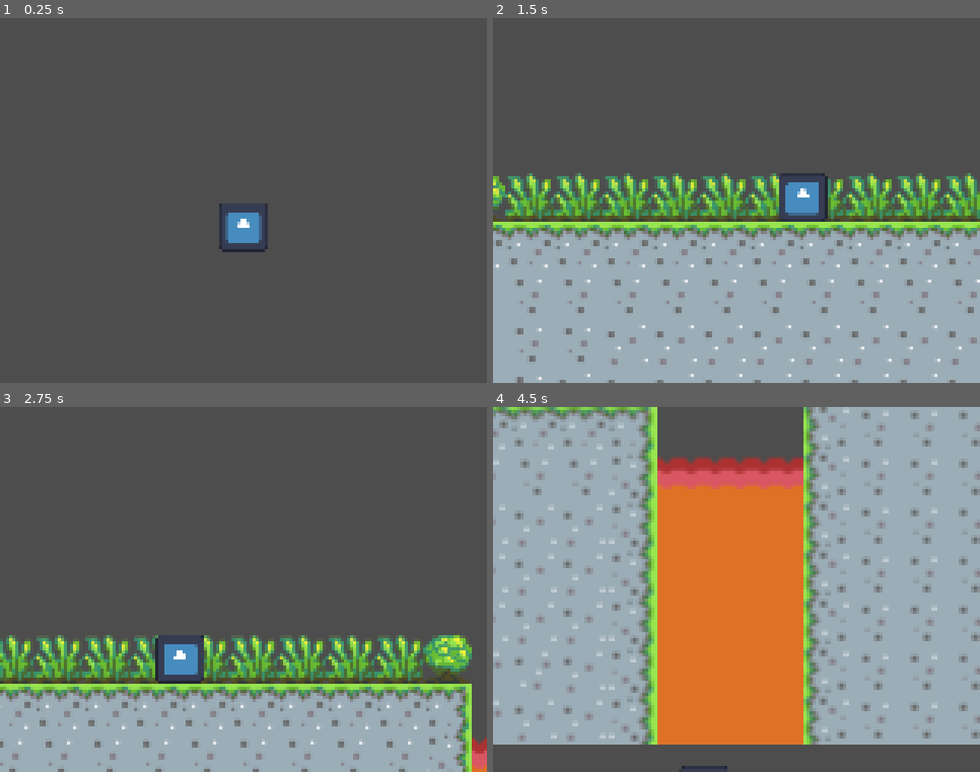
Above: before the commit, frames 1-4 (two rows, left to right).
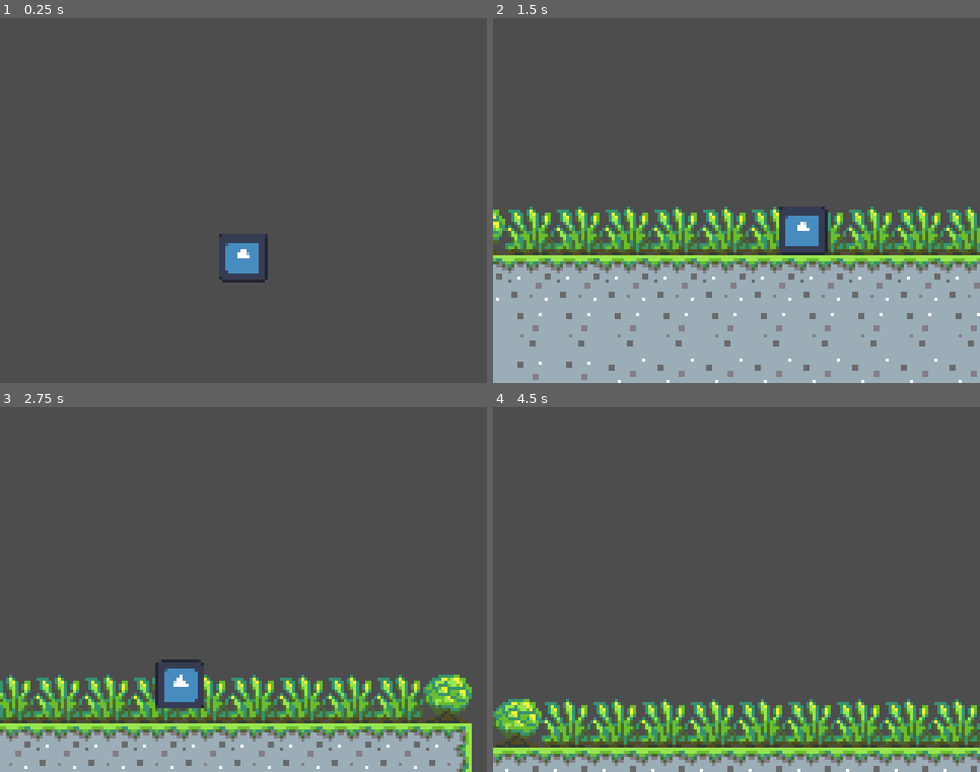
Above: after the commit, the same moments.

Repository: JeremyLikesCats/Super-Koala-Run
Game: Godot game, scene res://scenes/levels/level_1.tscn
The game is run twice, just before and just after one commit, with the same random seed, the same clock (stepped at 60 frames per second) and the same inputs. The project has no main scene, so this scene is started directly. The engine's default icon, where the game draws it, is replaced by a stand-in: a white triangle on a blue panel in a dark square.
Inputs (mouse positions are in pixels of both pictures, inside the frame that each line leads up to):
- Up to frame 1 (0.25 s): no input
- Up to frame 2 (1.5 s): tap Enter at 0.5 s; move the mouse to (843, 182) at 0.52 s; hold Space (Jump) 0.53-1.28 s; hold Right (Right) from 0.53 s (still down); click (843, 182) at 0.67 s; move the mouse to (639, 218) at 1.27 s; tap Alt at 1.35 s
- Up to frame 3 (2.75 s): tap Space (Jump) at 1.52, 1.55, 1.82 s; move the mouse to (292, 509) at 2.02 s; release Right (Right) at 2.03 s; hold A (Left) from 2.03 s (still down); hold Space (Jump) from 2.03 s (still down); tap Shift at 2.1 s
- Up to frame 4 (4.5 s): move the mouse to (712, 662) at 2.77 s; release A (Left) at 2.78 s; release Space (Jump) at 2.78 s; hold Right (Right) 2.78-4.28 s; tap Space (Jump) at 2.85, 3.02, 3.32 s; click (712, 662) at 2.92 s; move the mouse to (882, 644) at 3.52 s; hold Space (Jump) 3.53-4.28 s; tap Alt at 3.6 s; move the mouse to (590, 534) at 4.27 s; hold A (Left) from 4.28 s (still down); tap Shift at 4.35 s

The runs differ from the first frame. In frame 1, 1.4% of the frame differs, in the area x 45-55%, y 50-73%; in frame 2, 25%; in frame 3, 25%; in frame 4, 96%, in the area x 0-100%, y 0-100%.

Commit message:
added working health system + makes enemies and lava actually kill u and i think i also adjusted even more of the movement (ik im spending too long on the movement i think this will be my last adjustment)

Diff:
--- a/project.godot
+++ b/project.godot
@@ -30,6 +30,8 @@
 [global_group]
 
 Enemy="Group for enemies."
+Lava=""
+Collectible=""
 
 [input]
 
@@ -58,5 +60,6 @@
 
 [rendering]
 
+textures/canvas_textures/default_texture_filter=0
 rendering_device/driver.windows="d3d12"
 renderer/rendering_method="mobile"
--- a/scenes/enemies/snake.tscn
+++ b/scenes/enemies/snake.tscn
@@ -2,12 +2,16 @@
 
 [ext_resource type="Script" uid="uid://bkbedyasyw2qc" path="res://scripts/snake.gd" id="1_a250b"]
 [ext_resource type="Texture2D" uid="uid://b7jfmouo4aafu" path="res://icon.svg" id="1_uprpt"]
+[ext_resource type="PackedScene" uid="uid://bgr2qymlhr61n" path="res://scenes/health_component.tscn" id="2_lcdrh"]
 
 [sub_resource type="RectangleShape2D" id="RectangleShape2D_k73sm"]
 size = Vector2(16, 16)
 
-[node name="Snake" type="Area2D" unique_id=625917393]
+[node name="Snake" type="Area2D" unique_id=625917393 groups=["Enemy"]]
 script = ExtResource("1_a250b")
+
+[node name="HealthComponent" parent="." unique_id=41036486 instance=ExtResource("2_lcdrh")]
+max_health = 1
 
 [node name="CollisionShape2D" type="CollisionShape2D" parent="." unique_id=1357587465]
 shape = SubResource("RectangleShape2D_k73sm")
--- /dev/null
+++ b/scenes/gui.tscn
@@ -0,0 +1,9 @@
+[gd_scene format=3 uid="uid://dr1ws1phikj6n"]
+
+[node name="GUI" type="Control" unique_id=1967645046]
+layout_mode = 3
+anchors_preset = 15
+anchor_right = 1.0
+anchor_bottom = 1.0
+grow_horizontal = 2
+grow_vertical = 2
--- /dev/null
+++ b/scenes/health_component.tscn
@@ -0,0 +1,6 @@
+[gd_scene format=3 uid="uid://bgr2qymlhr61n"]
+
+[ext_resource type="Script" uid="uid://chicamcjl05as" path="res://scripts/health_component.gd" id="1_a1tyf"]
+
+[node name="HealthComponent" type="Node" unique_id=41036486]
+script = ExtResource("1_a1tyf")
--- /dev/null
+++ b/scenes/lava.tscn
@@ -0,0 +1,9 @@
+[gd_scene format=3 uid="uid://0hqcfvd3o11j"]
+
+[sub_resource type="RectangleShape2D" id="RectangleShape2D_k73sm"]
+size = Vector2(16, 16)
+
+[node name="Lava" type="Area2D" unique_id=175045434 groups=["Lava"]]
+
+[node name="CollisionShape2D" type="CollisionShape2D" parent="." unique_id=2048358255]
+shape = SubResource("RectangleShape2D_k73sm")
--- a/scenes/levels/level_1.tscn
+++ b/scenes/levels/level_1.tscn
@@ -3,6 +3,7 @@
 [ext_resource type="PackedScene" uid="uid://rxgtodip5eyo" path="res://scenes/player.tscn" id="1_6iamk"]
 [ext_resource type="Texture2D" uid="uid://chartvif52rmd" path="res://assets/Tileset.png" id="1_ksju7"]
 [ext_resource type="PackedScene" uid="uid://cswkxr8qt6uu8" path="res://scenes/enemies/snake.tscn" id="3_nsrm0"]
+[ext_resource type="PackedScene" uid="uid://0hqcfvd3o11j" path="res://scenes/lava.tscn" id="4_x42e6"]
 
 [sub_resource type="TileSetAtlasSource" id="TileSetAtlasSource_6iamk"]
 texture = ExtResource("1_ksju7")
@@ -94,85 +95,106 @@
 [node name="Player" parent="." unique_id=1536402110 instance=ExtResource("1_6iamk")]
 
 [node name="Camera2D" type="Camera2D" parent="Player" unique_id=900290926]
-position = Vector2(0, 10)
 position_smoothing_enabled = true
 
-[node name="Snake_1" parent="." unique_id=625917393 groups=["Enemy"] instance=ExtResource("3_nsrm0")]
+[node name="GUI" type="Control" parent="." unique_id=1875672250]
+layout_mode = 3
+anchors_preset = 0
+offset_right = 40.0
+offset_bottom = 40.0
+
+[node name="Enemies" type="Node2D" parent="." unique_id=1852138234]
+
+[node name="Snake_1" parent="Enemies" unique_id=625917393 instance=ExtResource("3_nsrm0")]
 position = Vector2(264, 72)
 velocity = 20
 
-[node name="Snake1_barrier" type="Node2D" parent="." unique_id=64702890]
+[node name="Snake1_barrier" type="Node2D" parent="Enemies" unique_id=64702890]
 position = Vector2(280, 72)
 
-[node name="snake_right_barrier" type="Area2D" parent="Snake1_barrier" unique_id=1544433493]
+[node name="snake_right_barrier" type="Area2D" parent="Enemies/Snake1_barrier" unique_id=1544433493]
 position = Vector2(32, 0)
 
-[node name="CollisionShape2D" type="CollisionShape2D" parent="Snake1_barrier/snake_right_barrier" unique_id=1094393297]
-shape = SubResource("RectangleShape2D_x42e6")
-
-[node name="snake_left_barrier" type="Area2D" parent="Snake1_barrier" unique_id=910126509]
+[node name="CollisionShape2D" type="CollisionShape2D" parent="Enemies/Snake1_barrier/snake_right_barrier" unique_id=1094393297]
+shape = SubResource("RectangleShape2D_x42e6")
+
+[node name="snake_left_barrier" type="Area2D" parent="Enemies/Snake1_barrier" unique_id=910126509]
 position = Vector2(-24, 0)
 
-[node name="CollisionShape2D" type="CollisionShape2D" parent="Snake1_barrier/snake_left_barrier" unique_id=83770261]
-position = Vector2(-8, 0)
-shape = SubResource("RectangleShape2D_x42e6")
-
-[node name="Snake_2" parent="." unique_id=931875688 groups=["Enemy"] instance=ExtResource("3_nsrm0")]
+[node name="CollisionShape2D" type="CollisionShape2D" parent="Enemies/Snake1_barrier/snake_left_barrier" unique_id=83770261]
+position = Vector2(-8, 0)
+shape = SubResource("RectangleShape2D_x42e6")
+
+[node name="Snake_2" parent="Enemies" unique_id=931875688 instance=ExtResource("3_nsrm0")]
 position = Vector2(392, 56)
 velocity = 20
 
-[node name="Snake2_barrier" type="Node2D" parent="." unique_id=123436804]
+[node name="Snake2_barrier" type="Node2D" parent="Enemies" unique_id=123436804]
 position = Vector2(408, 56)
 
-[node name="snake_right_barrier" type="Area2D" parent="Snake2_barrier" unique_id=1876360232]
+[node name="snake_right_barrier" type="Area2D" parent="Enemies/Snake2_barrier" unique_id=1876360232]
 position = Vector2(48, 0)
 
-[node name="CollisionShape2D" type="CollisionShape2D" parent="Snake2_barrier/snake_right_barrier" unique_id=1970794469]
-shape = SubResource("RectangleShape2D_x42e6")
-
-[node name="snake_left_barrier" type="Area2D" parent="Snake2_barrier" unique_id=1534292755]
+[node name="CollisionShape2D" type="CollisionShape2D" parent="Enemies/Snake2_barrier/snake_right_barrier" unique_id=1970794469]
+shape = SubResource("RectangleShape2D_x42e6")
+
+[node name="snake_left_barrier" type="Area2D" parent="Enemies/Snake2_barrier" unique_id=1534292755]
 position = Vector2(-24, 0)
 
-[node name="CollisionShape2D" type="CollisionShape2D" parent="Snake2_barrier/snake_left_barrier" unique_id=1849558232]
-position = Vector2(-8, 0)
-shape = SubResource("RectangleShape2D_x42e6")
-
-[node name="Snake_3" parent="." unique_id=425459386 groups=["Enemy"] instance=ExtResource("3_nsrm0")]
+[node name="CollisionShape2D" type="CollisionShape2D" parent="Enemies/Snake2_barrier/snake_left_barrier" unique_id=1849558232]
+position = Vector2(-8, 0)
+shape = SubResource("RectangleShape2D_x42e6")
+
+[node name="Snake_3" parent="Enemies" unique_id=425459386 instance=ExtResource("3_nsrm0")]
 position = Vector2(504, 104)
 velocity = 20
 
-[node name="Snake3_barrier" type="Node2D" parent="." unique_id=1525370102]
+[node name="Snake3_barrier" type="Node2D" parent="Enemies" unique_id=1525370102]
 position = Vector2(816, 112)
 
-[node name="snake_right_barrier" type="Area2D" parent="Snake3_barrier" unique_id=1062827221]
+[node name="snake_right_barrier" type="Area2D" parent="Enemies/Snake3_barrier" unique_id=1062827221]
 position = Vector2(-264, -8)
 
-[node name="CollisionShape2D" type="CollisionShape2D" parent="Snake3_barrier/snake_right_barrier" unique_id=1528918269]
-shape = SubResource("RectangleShape2D_x42e6")
-
-[node name="snake_left_barrier" type="Area2D" parent="Snake3_barrier" unique_id=2015957554]
+[node name="CollisionShape2D" type="CollisionShape2D" parent="Enemies/Snake3_barrier/snake_right_barrier" unique_id=1528918269]
+shape = SubResource("RectangleShape2D_x42e6")
+
+[node name="snake_left_barrier" type="Area2D" parent="Enemies/Snake3_barrier" unique_id=2015957554]
 position = Vector2(-320, -8)
 
-[node name="CollisionShape2D" type="CollisionShape2D" parent="Snake3_barrier/snake_left_barrier" unique_id=782949030]
-position = Vector2(-8, 0)
-shape = SubResource("RectangleShape2D_x42e6")
-
-[node name="Snake_4" parent="." unique_id=181398263 groups=["Enemy"] instance=ExtResource("3_nsrm0")]
+[node name="CollisionShape2D" type="CollisionShape2D" parent="Enemies/Snake3_barrier/snake_left_barrier" unique_id=782949030]
+position = Vector2(-8, 0)
+shape = SubResource("RectangleShape2D_x42e6")
+
+[node name="Snake_4" parent="Enemies" unique_id=181398263 instance=ExtResource("3_nsrm0")]
 position = Vector2(648, 136)
 velocity = 20
 
-[node name="Snake4_barrier" type="Node2D" parent="." unique_id=1947166039]
+[node name="Snake4_barrier" type="Node2D" parent="Enemies" unique_id=1947166039]
 position = Vector2(960, 144)
 
-[node name="snake_right_barrier" type="Area2D" parent="Snake4_barrier" unique_id=1980994190]
+[node name="snake_right_barrier" type="Area2D" parent="Enemies/Snake4_barrier" unique_id=1980994190]
 position = Vector2(-248, -8)
 
-[node name="CollisionShape2D" type="CollisionShape2D" parent="Snake4_barrier/snake_right_barrier" unique_id=1522110788]
-shape = SubResource("RectangleShape2D_x42e6")
-
-[node name="snake_left_barrier" type="Area2D" parent="Snake4_barrier" unique_id=498139328]
+[node name="CollisionShape2D" type="CollisionShape2D" parent="Enemies/Snake4_barrier/snake_right_barrier" unique_id=1522110788]
+shape = SubResource("RectangleShape2D_x42e6")
+
+[node name="snake_left_barrier" type="Area2D" parent="Enemies/Snake4_barrier" unique_id=498139328]
 position = Vector2(-320, -8)
 
-[node name="CollisionShape2D" type="CollisionShape2D" parent="Snake4_barrier/snake_left_barrier" unique_id=493017951]
-position = Vector2(-8, 0)
-shape = SubResource("RectangleShape2D_x42e6")
+[node name="CollisionShape2D" type="CollisionShape2D" parent="Enemies/Snake4_barrier/snake_left_barrier" unique_id=493017951]
+position = Vector2(-8, 0)
+shape = SubResource("RectangleShape2D_x42e6")
+
+[node name="Lava" type="Node2D" parent="." unique_id=1095369879]
+
+[node name="Lava" parent="Lava" unique_id=175045434 instance=ExtResource("4_x42e6")]
+position = Vector2(216, 138)
+scale = Vector2(3, 1)
+
+[node name="Lava2" parent="Lava" unique_id=377780749 instance=ExtResource("4_x42e6")]
+position = Vector2(344, 106)
+scale = Vector2(3, 1)
+
+[node name="Lava3" parent="Lava" unique_id=981486826 instance=ExtResource("4_x42e6")]
+position = Vector2(592, 154)
+scale = Vector2(4, 1)
--- a/scenes/player.tscn
+++ b/scenes/player.tscn
@@ -2,12 +2,17 @@
 
 [ext_resource type="Texture2D" uid="uid://b7jfmouo4aafu" path="res://icon.svg" id="1_3vyb7"]
 [ext_resource type="Script" uid="uid://c3skc5otff38y" path="res://scripts/player.gd" id="1_g2els"]
+[ext_resource type="Script" uid="uid://chicamcjl05as" path="res://scripts/health_component.gd" id="2_qhqgy"]
 
 [sub_resource type="RectangleShape2D" id="RectangleShape2D_k73sm"]
 size = Vector2(16, 16)
 
 [node name="Player" type="CharacterBody2D" unique_id=1536402110]
 script = ExtResource("1_g2els")
+
+[node name="Health" type="Node" parent="." unique_id=1094424130]
+script = ExtResource("2_qhqgy")
+metadata/_custom_type_script = "uid://chicamcjl05as"
 
 [node name="Sprite2D" type="Sprite2D" parent="." unique_id=1856484197]
 scale = Vector2(0.12499999, 0.12499999)
--- /dev/null
+++ b/scripts/health_component.gd
@@ -0,0 +1,23 @@
+extends Node
+
+class_name HealthCompoenent
+
+@export var max_health: int = 5
+var current_health: int
+
+signal health_changed(current: int, max: int)
+signal died
+
+# Called when the node enters the scene tree for the first time.
+func _ready() -> void:
+	current_health = max_health
+
+func take_damage(amount: int):
+	current_health -= amount
+	health_changed.emit(current_health, max_health)
+	if current_health <= 0:
+		die()
+
+func die():
+	current_health = 0
+	died.emit()
--- a/scripts/player.gd
+++ b/scripts/player.gd
@@ -2,37 +2,40 @@
 
 
 const SPEED = 120.0
-const FRICTION = 50.0
+const FRICTION = 20.0
 const JUMP_VELOCITY = -220.0
+const BOUNCE_VELOCITY = -200.0
 
 # Coyote time!! for better feeling movement allows the player to have a window of time just after falling off a platform to jump
 const COYOTE_TIME_THRESHOLD = 0.07
 var coyote_time = 0
 
 # Jump buffering - allows the user to jump just before landing for a few frames
-const JUMP_BUFFERING_THRESHOLD = 0.3
+const JUMP_BUFFERING_THRESHOLD = 0.15
 var jump_buffering_time = JUMP_BUFFERING_THRESHOLD
 var incrementing_jump_buffering_time = false
 
 # Knockback
-const KNOCKBACK_DURATION = 0.5
-var knockback_velocity = Vector2.ZERO
-const KNOCKBACK_RESISTANCE_Y = 40.0
-const KNOCKBACK_RESISTANCE_X = 10.0
 var knocked_back = false
 var just_knocked_back = false
 
 # Hold to jump higher
-const JUMP_WINDOW = 0.18
+const JUMP_WINDOW = 0.19
 var jump_time = 0
 var can_increase_jump_time = false
 
+var health: HealthCompoenent
+
+func _ready() -> void:
+	health = $Health
+	health.died.connect(die)
+
 func _physics_process(delta: float) -> void:
+
+
+
 	# Add the gravity.
 	if not is_on_floor():
-		if just_knocked_back:
-			knocked_back = true
-			just_knocked_back = false
 		if coyote_time < COYOTE_TIME_THRESHOLD:
 			coyote_time += delta
 		if jump_time > JUMP_WINDOW or can_increase_jump_time == false:
@@ -44,11 +47,15 @@
 		jump_time = JUMP_WINDOW
 		coyote_time = 0
 
-		knockback_velocity.y = 0
 
-		if knocked_back == true:
-			knockback_velocity.x = 0
+		if just_knocked_back == false:
 			knocked_back = false
+
+		if just_knocked_back == true:
+			just_knocked_back = false
+
+		if jump_buffering_time < JUMP_BUFFERING_THRESHOLD:
+			jump()
 
 		jump_buffering_time = JUMP_BUFFERING_THRESHOLD
 		incrementing_jump_buffering_time = false
@@ -58,10 +65,13 @@
 		jump_buffering_time += delta
 
 	# Handle jump.
+	# TODO: somehow implement so that if you hold jump you keepj umping?
 	if Input.is_action_just_pressed("Jump") and is_able_to_jump():
 		jump()
 		can_increase_jump_time = true
 		jump_time = 0
+
+
 
 	if Input.is_action_just_pressed("Jump"):
 		jump_buffering_time = 0
@@ -69,8 +79,6 @@
 
 	if Input.is_action_just_released("Jump") or jump_time >= JUMP_WINDOW:
 		can_increase_jump_time = false
-
-	print(can_increase_jump_time)
 
 	if Input.is_action_pressed("Jump") and can_increase_jump_time == true:
 		jump_time += delta
@@ -82,15 +90,12 @@
 		velocity.x = direction * SPEED
 	else:
 		velocity.x = move_toward(velocity.x, 0, FRICTION)
-
-	knockback_velocity.y = move_toward(knockback_velocity.y, 0, KNOCKBACK_RESISTANCE_Y)
-	knockback_velocity.x = move_toward(knockback_velocity.x, 0, KNOCKBACK_RESISTANCE_X)
-
-	velocity += knockback_velocity
 	move_and_slide()
-
+	if knocked_back:
+		print(velocity.x)
 func jump():
-	velocity.y = JUMP_VELOCITY
+	if not knocked_back:
+		velocity.y = JUMP_VELOCITY
 
 func is_able_to_jump():
 	if is_on_floor() or coyote_time < COYOTE_TIME_THRESHOLD:
@@ -99,18 +104,22 @@
 
 
 func knockback(force_vector: Vector2):
-	knockback_velocity += force_vector * KNOCKBACK_DURATION
+	velocity = force_vector
+	just_knocked_back = true
+	knocked_back = true
+
+func die():
+	self.queue_free()
 
 func _on_area_entered(area: Area2D) -> void:
 	if area.is_in_group("Enemy"):
 		# Mario-like enemy hit
-		   # moving downward
+		   # moving downward  # Above enemy                           # not in the state of being knocked back
 		if velocity.y > 0 and position.y < area.global_position.y and knocked_back == false:
-			velocity.y = 0
-			knockback(Vector2(0, -290))
+			velocity.y = BOUNCE_VELOCITY
 			area.queue_free()
 		elif knocked_back == false:
-			velocity.x = 0
-			print((area.velocity - velocity.x) * 2)
-			knockback(Vector2((area.velocity - velocity.x) *  8, -290))
-			just_knocked_back = true
+			knockback(Vector2(area.knockback.x * sign(position.x - area.global_position.x), area.knockback.y))
+			health.take_damage(area.damage)
+	elif area.is_in_group("Lava"):
+		health.die()
--- a/scripts/snake.gd
+++ b/scripts/snake.gd
@@ -1,6 +1,8 @@
 extends Area2D
 
 @export var velocity = 200
+@export var knockback = Vector2(220, -200)
+@export var damage = 1
 
 # Called when the node enters the scene tree for the first time.
 func _ready() -> void:
Binary file added: assets/GUI/Heart.png
Not shown, added: assets/GUI/Heart.png.import
Binary file added: assets/GUI/Snake.png
Not shown, added: assets/GUI/Snake.png.import
Binary file added: assets/GUI/empty_heart.png
Not shown, added: assets/GUI/empty_heart.png.import
Not shown, added: scripts/health_component.gd.uid
